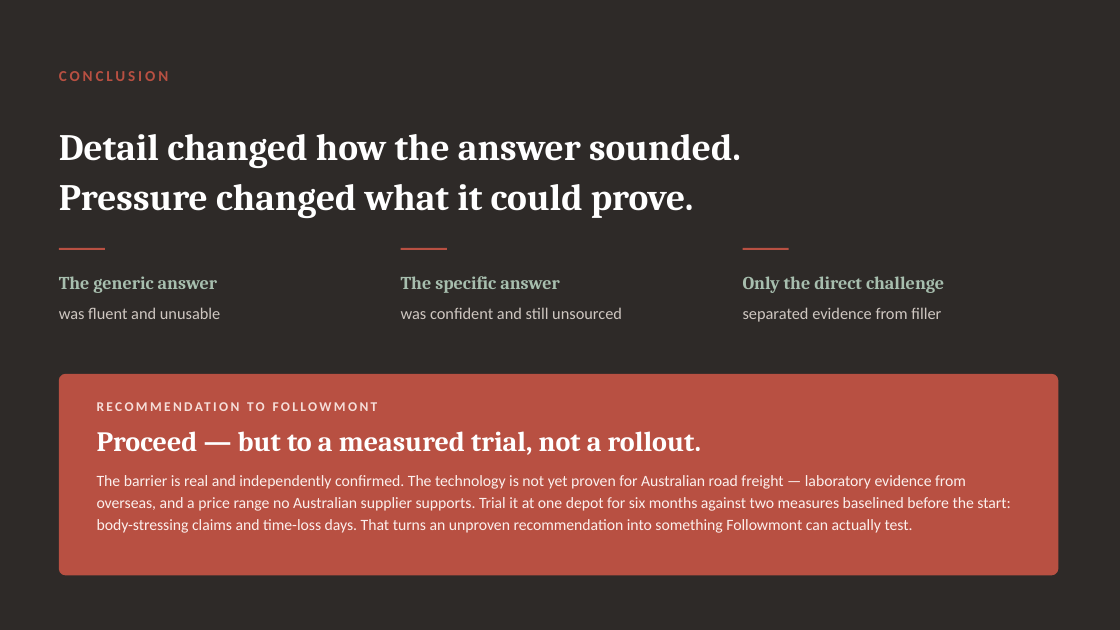
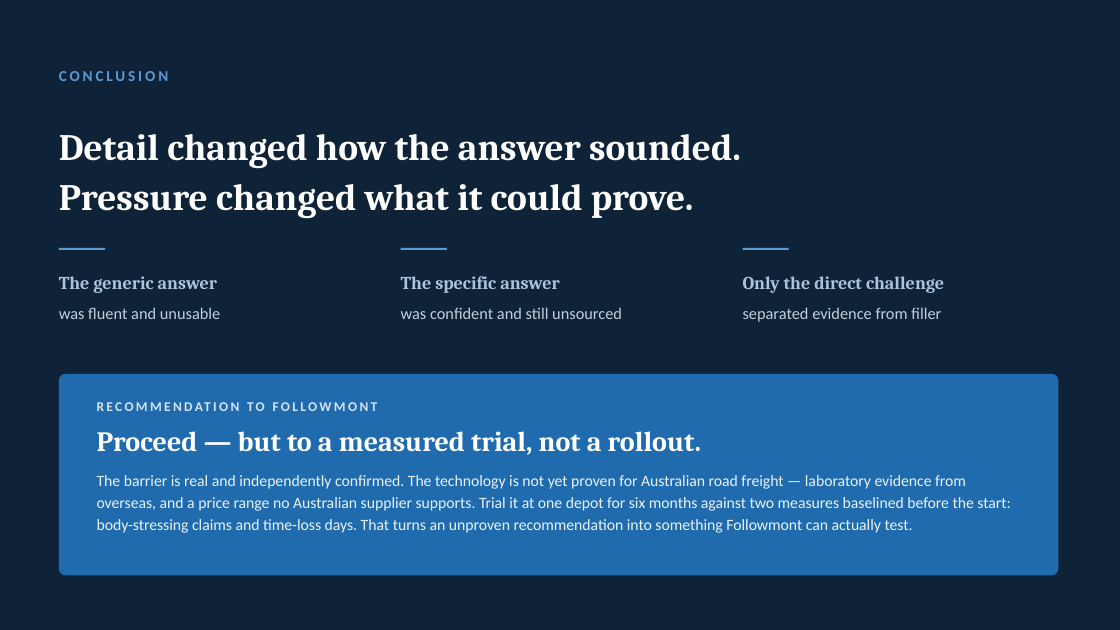
Before and after one commit to danielfrancogomez-wq/My-computer-claude-code, a slide deck: slide 12 of Followmont-Prompt-Chain.pptx. Drawn at 1120x630 pixels with LibreOffice and Linux fonts; fonts in the diff are those of the drawing. Boxes give left, top, right and bottom in pixels: in the first picture for what was removed or moved away, otherwise in the second. Text is boxed around its words. In the diff, an @@ line names an element or a change of style, - is before the commit and + after.

```diff
--- a/Followmont-Prompt-Chain.pptx
+++ b/Followmont-Prompt-Chain.pptx
@@ background #2E2A28 to #0E2338 @@
@@ text "CONCLUSION" at box(59, 71, 169, 81): text colour #B85042 to #5B9BD5 @@
@@ text colour #A7BEAE to #A9C4DC in 3 elements at box(59, 276, 217, 293), box(401, 276, 559, 293), box(743, 276, 944, 293) @@
@@ fill #B85042 to #5B9BD5 in 3 elements at box(59, 248, 105, 250), box(401, 248, 447, 250), box(743, 248, 789, 250) @@
@@ text colour #CFC7C1 to #C3CEDA in 3 elements at box(59, 307, 220, 319), box(401, 307, 622, 319), box(743, 307, 941, 322) @@
@@ rounded rectangle at box(59, 374, 1059, 576): fill #B85042 to #1F6BAE @@
@@ text "RECOMMENDATION TO FOLLOWMONT" at box(97, 393, 1021, 418): text colour #F6DED9 to #D6E4F2 @@
@@ text "The barrier is real and ..." at box(97, 475, 1010, 533): text colour #FCEFEC to #EAF2F9 @@
```
Also in this commit, not shown: 12 other slides changed, 1 other file.
